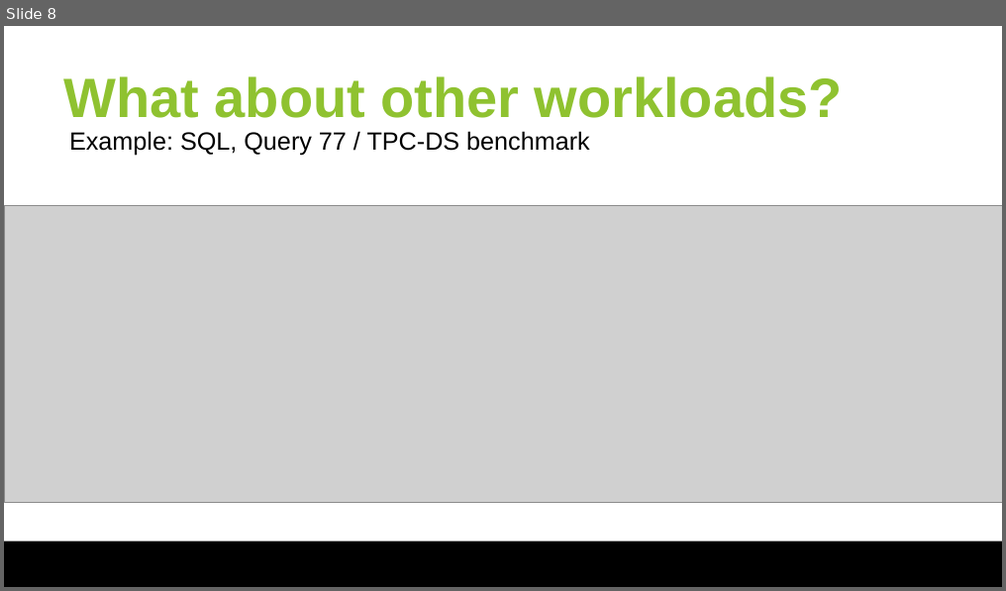
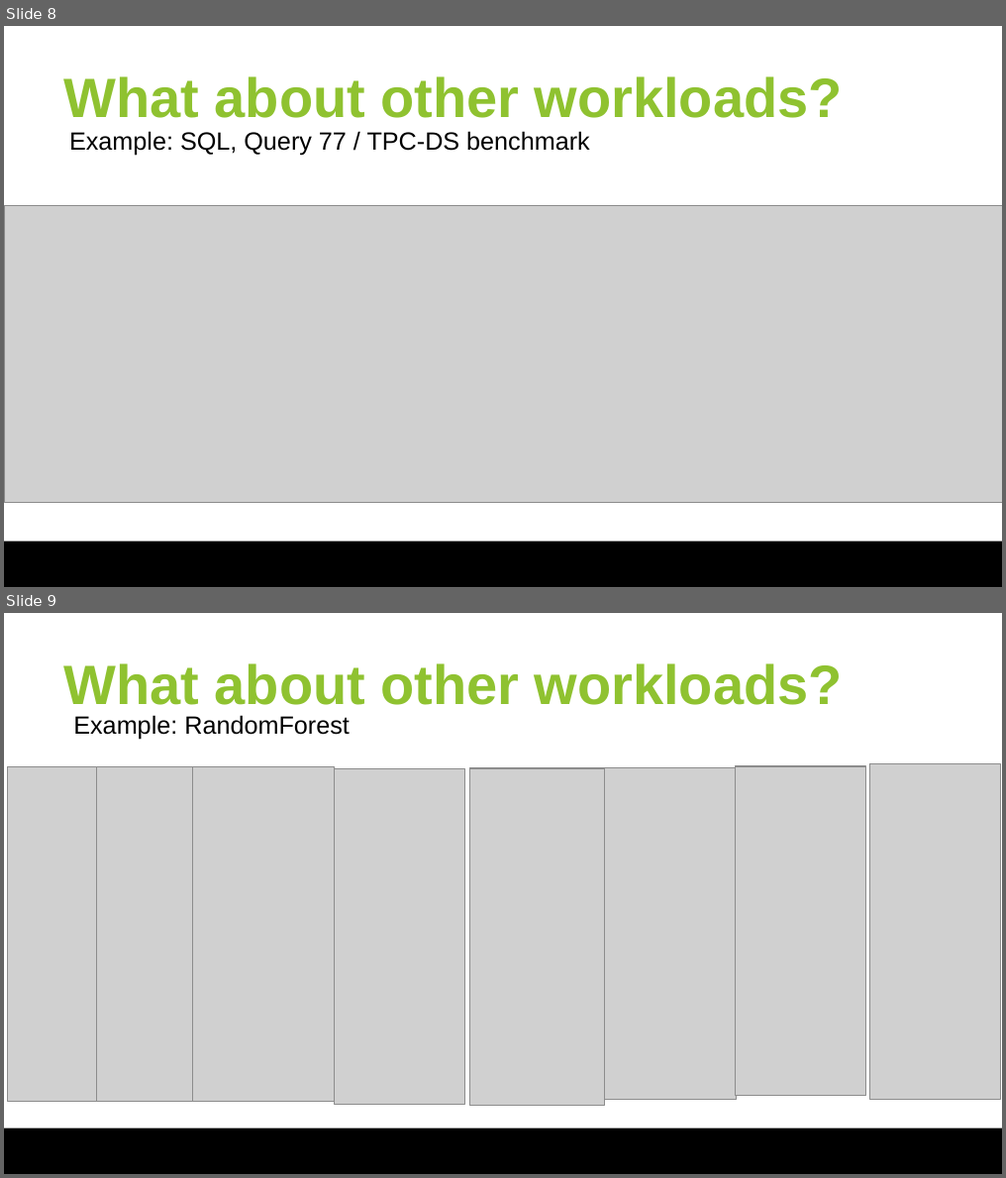
Before and after one commit to huangyibo/spark-summit-18, a slide deck: slides/spark-summit-18.odp. Shown one above the other, each under a label of ours: slide 8 before the commit, slides 8 and 9 after it. The pictures are 1006x591 and 1006x1178 pixels, drawn with LibreOffice and Linux fonts; fonts in the diff are those of the drawing; grey boxes stand for pictures; background and template pictures are left out. Boxes give left, top, right and bottom in pixels: in the first picture for what was removed or moved away, otherwise in the second. Text is boxed around its words. In the diff, an @@ line names an element or a change of style, - is before the commit and + after.

```diff
--- a/slides/spark-summit-18.odp
+++ b/slides/spark-summit-18.odp
@@ slide 9 added at [4,613,1002,1174], background #FFFFFF; not listed: 1 template element that a slide beside it also shows @@
@@ title added at [64,663,843,705], 40 pt, text #8FC230, bold @@
+What about other workloads?
@@ text added at [73,715,350,740], 18 pt, text #000000 @@
+Example: RandomForest
@@ group added at [8,764,1001,1106]: 8 pictures @@
```
Also in this commit, not shown: 1 slide changed, 1 other file.
